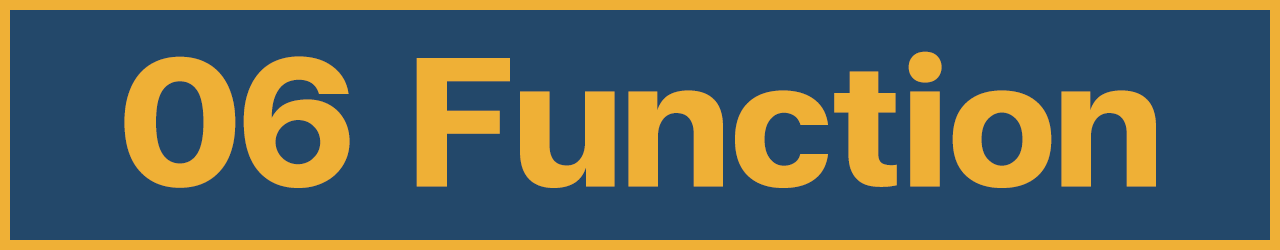
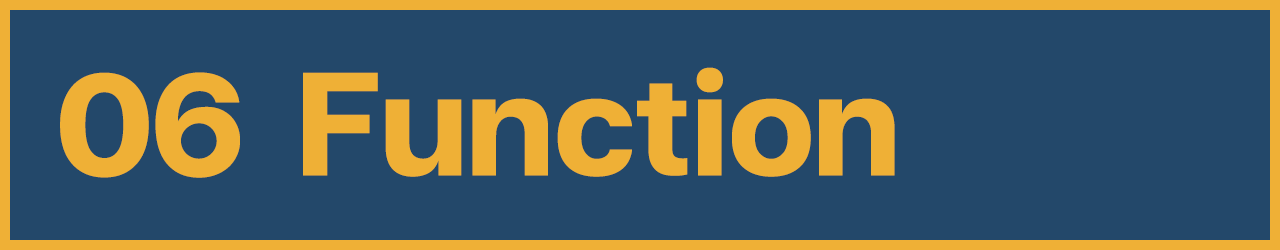
Two versions of the same layered image (1280x250). Layer-by-layer changes:
added layer "06" above "Function" over [60, 72, 240, 178]
renamed "06 Function" to "Function", painted on it over [124, 51, 1156, 188]
